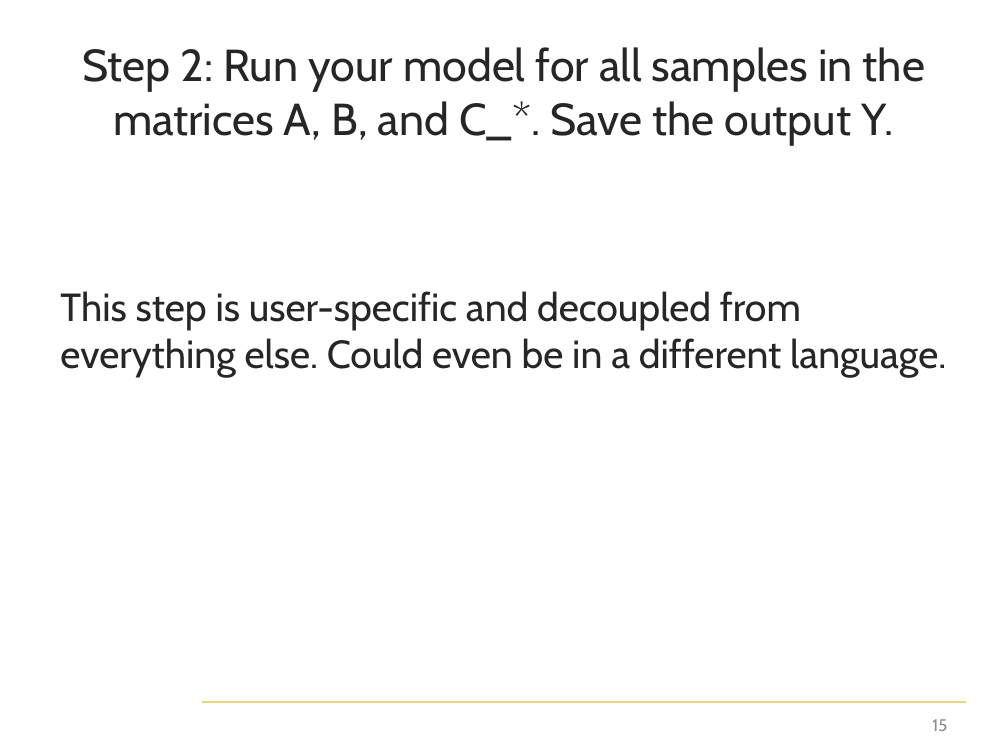
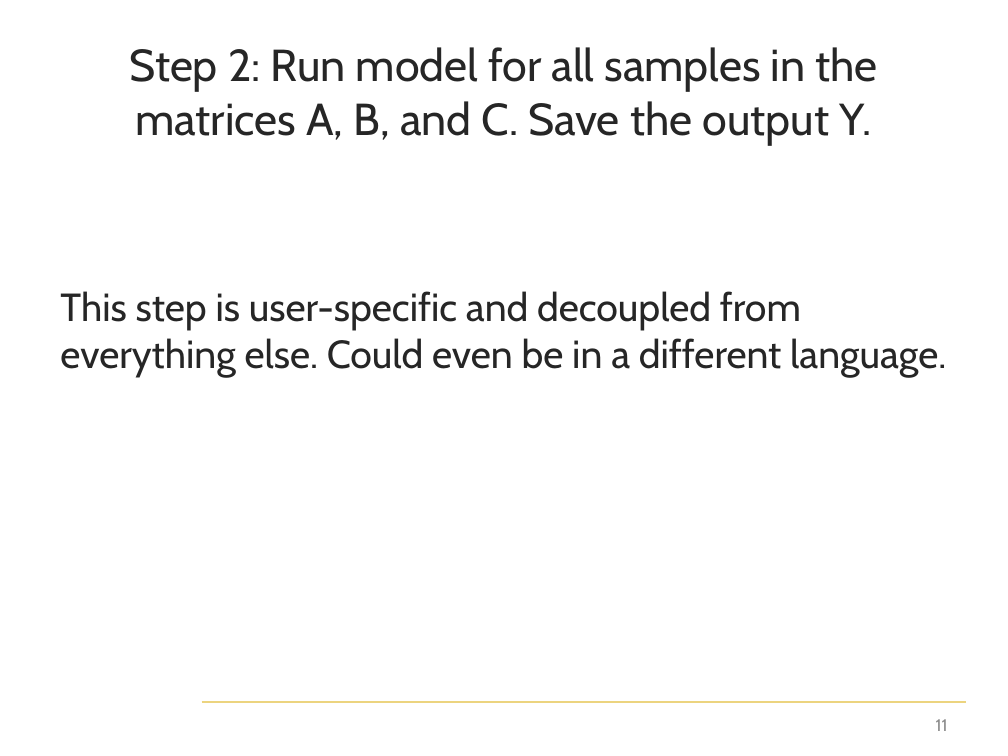
Before and after one commit to jdherman/DMDU-2018-SALib-Tutorial, a slide deck: slide 11 of herman-dmdu-SALib-tutorial.pptx (slide 15 before the commit). Drawn at 1008x756 pixels with LibreOffice and Linux fonts; fonts in the diff are those of the drawing; background and template pictures are left out. Boxes give left, top, right and bottom in pixels: in the first picture for what was removed or moved away, otherwise in the second. Text is boxed around its words. In the diff, an @@ line names an element or a change of style, - is before the commit and + after.

```diff
--- a/herman-dmdu-SALib-tutorial.pptx
+++ b/herman-dmdu-SALib-tutorial.pptx
@@ title at bbox=[130, 47, 877, 145]: text changed @@
-Step 2: Run your model for all samples in the matrices A, B, and C_*. Save the output Y.
+Step 2: Run model for all samples in the matrices A, B, and C. Save the output Y.
@@ page number at bbox=[936, 719, 948, 731]: text changed @@
-15
+11
```
Also in this commit, not shown: 3 other slides changed, 6 slides added, 13 slides removed, 4 other files.
